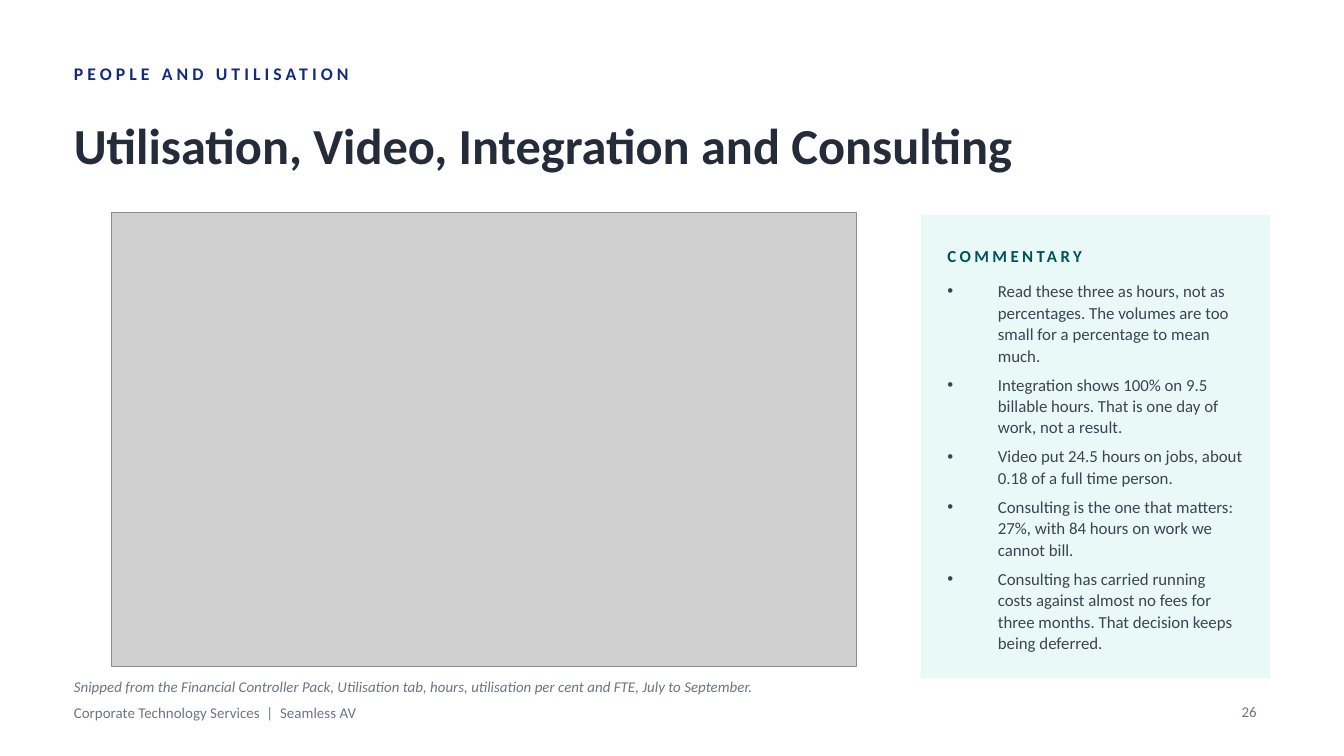
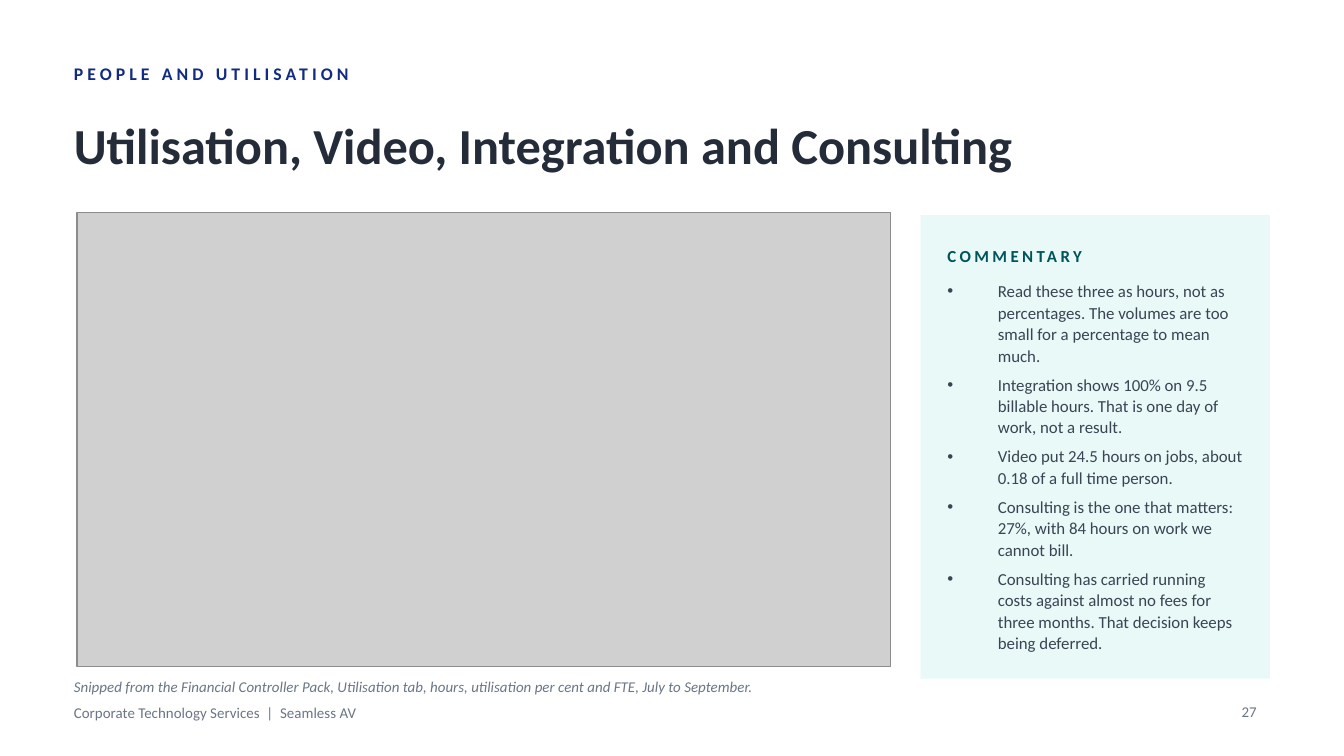
Before and after one commit to WesleyNelson-O33/Claude, a slide deck: slide 27 of deck/CTS Monthly Business Review - September 2026.pptx (slide 26 before the commit). Drawn at 1344x756 pixels with LibreOffice and Linux fonts; fonts in the diff are those of the drawing; grey boxes stand for pictures. Boxes give left, top, right and bottom in pixels: in the first picture for what was removed or moved away, otherwise in the second. Text is boxed around its words. In the diff, an @@ line names an element or a change of style, - is before the commit and + after.

```diff
--- a/deck/CTS Monthly Business Review - September 2026.pptx
+++ b/deck/CTS Monthly Business Review - September 2026.pptx
@@ picture: place and size @@
-picture at (112,212,856,667)
+picture at (77,212,891,667)
@@ page number at (1242,707,1257,717): text changed @@
-26
+27
```
Also in this commit, not shown: 4 other slides changed, 1 slide added, 19 other files.
